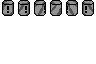
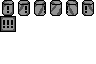
The second (96, 64) image is a revision of the first. Changes to its layers:
painted on "Layer 4" over [0, 16, 16, 32]
